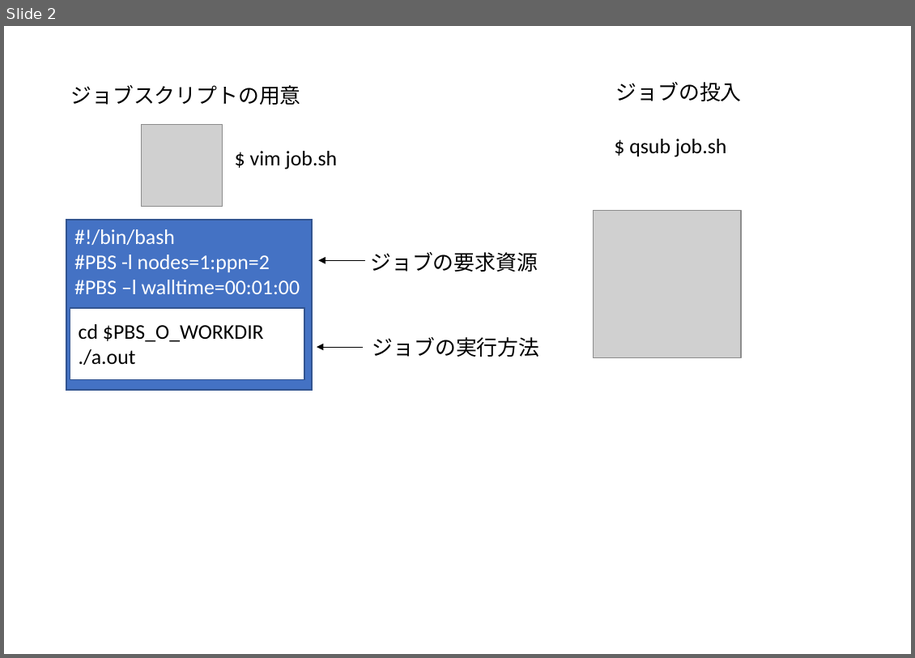
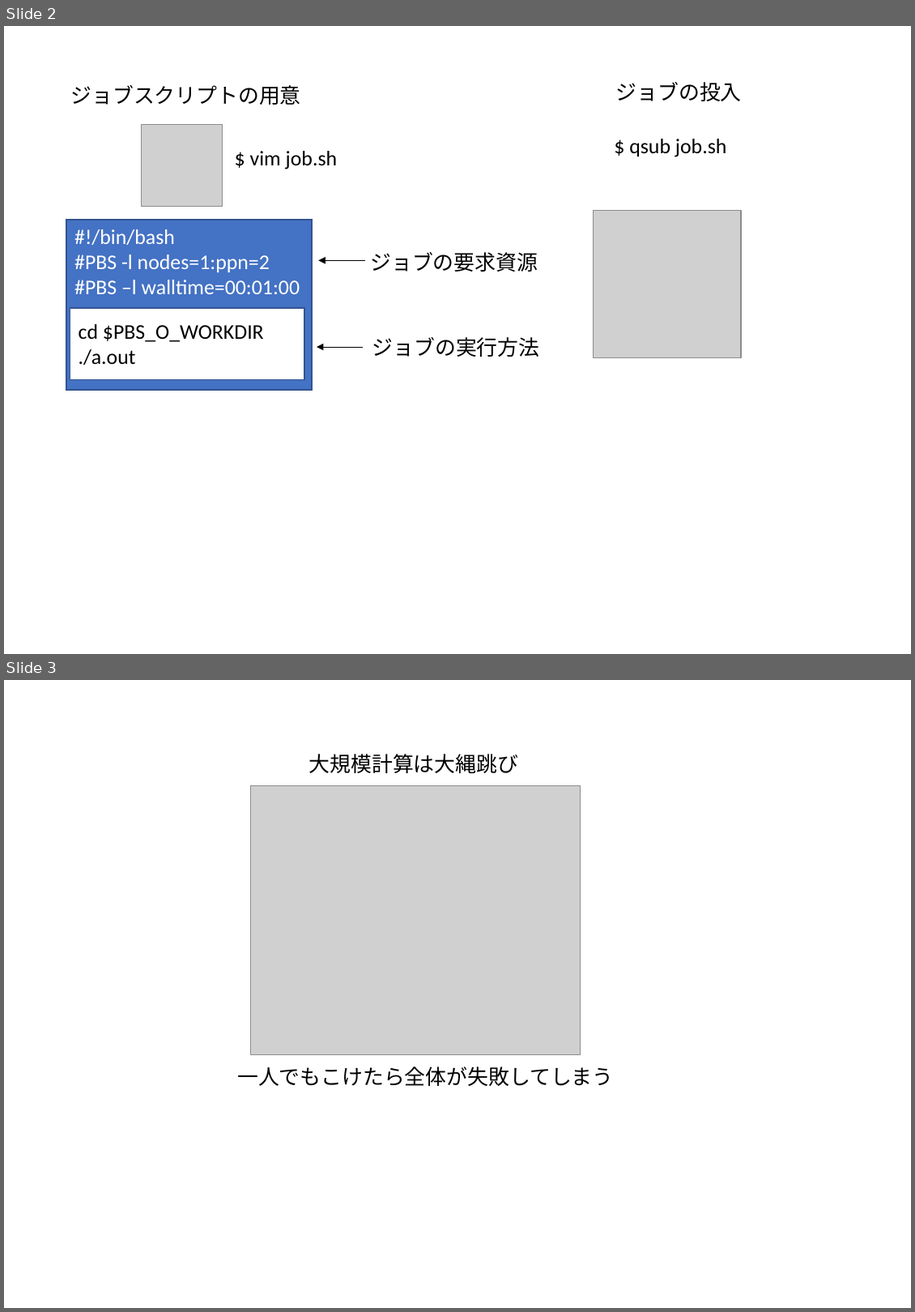
Before and after one commit to kaityo256/sevendayshpc, a slide deck: day2/fig/fig.pptx. Shown one above the other, each under a label of ours: slide 2 before the commit, slides 2 and 3 after it. The pictures are 915x658 and 915x1312 pixels, drawn with LibreOffice and Linux fonts; fonts in the diff are those of the drawing; grey boxes stand for pictures. Boxes give left, top, right and bottom in pixels: in the first picture for what was removed or moved away, otherwise in the second. Text is boxed around its words. In the diff, an @@ line names an element or a change of style, - is before the commit and + after.

Commit message:
大縄跳びについて書いた

```diff
--- a/day2/fig/fig.pptx
+++ b/day2/fig/fig.pptx
@@ slide 3 added at [4,680,911,1308], background #FFFFFF @@
@@ text added at [309,754,518,773], 18 pt, text #000000 @@
+大規模計算は大縄跳び
@@ picture added at [251,786,582,1055] @@
@@ text added at [237,1066,613,1086], 18 pt, text #000000 @@
+一人でもこけたら全体が失敗してしまう
```
Also in this commit, not shown: 1 other slide added, 3 other files.
